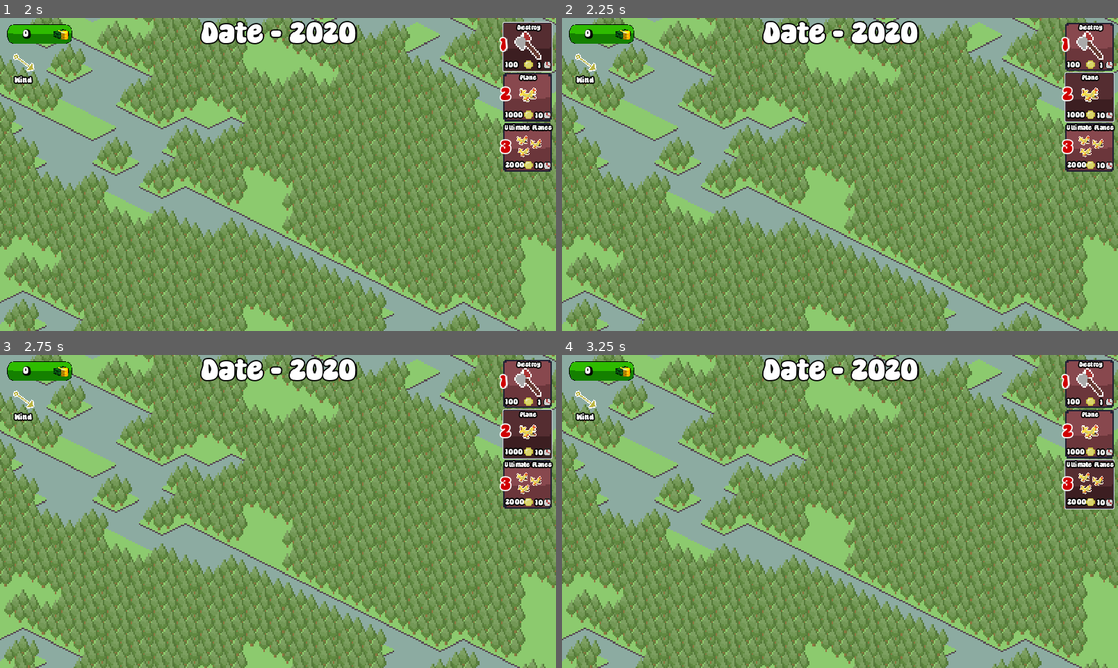
Above: before the commit, frames 1-4 (two rows, left to right).
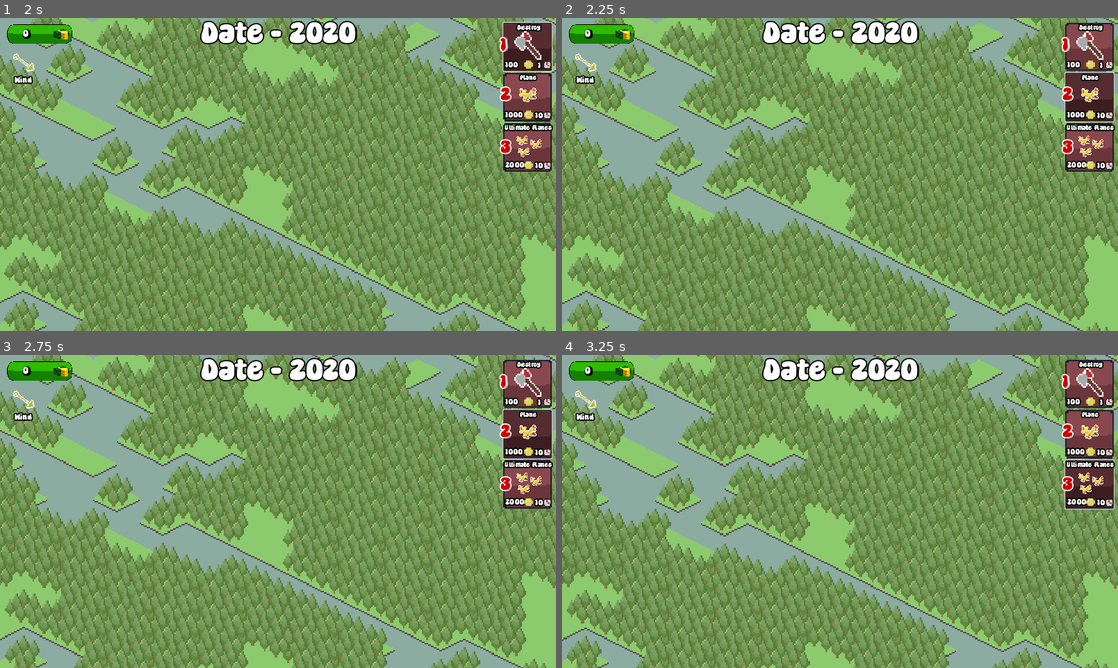
Above: after the commit, the same moments.

Repository: ManechLepage/BHX8.0
Game: Godot game, scene res://Scenes/testing1.tscn
Two runs of this game, one before a commit and one after it. Both use one fixed random seed, a clock stepped at 60 frames per second and the inputs below. Sound files missing from this copy of the repository are replaced by a short silence.
Inputs:
- Up to frame 1 (2 s): click "Start" at 0.5 s; click "Destroy" at 1.25 s
- Up to frame 2 (2.25 s): click "Plane" at 2 s
- Up to frame 3 (2.75 s): no input
- Up to frame 4 (3.25 s): click "Ultimate Planes" at 2.75 s

Frame 1 is identical in both runs. In frame 2, 20% of the frame differs, in the area x 0-100%, y 0-100%; in frame 3, 14%; in frame 4, 4.7%.

Commit message:
Screen shake

Diff:
--- a/bhx/Scenes/sound.tscn
+++ b/bhx/Scenes/sound.tscn
@@ -9,6 +9,7 @@
 [ext_resource type="AudioStream" uid="uid://yaul14r1iyb1" path="res://Sounds/Beat1.wav" id="7_pauri"]
 
 [node name="Sound" type="Node"]
+process_mode = 3
 script = ExtResource("1_1gp7m")
 
 [node name="Jicleur" type="AudioStreamPlayer" parent="."]
--- a/bhx/Scenes/testing1.tscn
+++ b/bhx/Scenes/testing1.tscn
@@ -130,6 +130,7 @@
 [node name="Camera2D" type="Camera2D" parent="Game"]
 zoom = Vector2(1.5, 1.5)
 script = ExtResource("5_3eim0")
+shake_fade = 1.0
 
 [node name="InputManager" type="Node2D" parent="Game" groups=["InputManager"]]
 script = ExtResource("7_rwkuo")
--- a/bhx/Scripts/input_manager.gd
+++ b/bhx/Scripts/input_manager.gd
@@ -1,9 +1,11 @@
 class_name InputManager
 extends Node2D
+
 @onready var clock: AnimatedSprite2D = $"../AnimatedSprite2D"
 @onready var tilemap: TileManager = $"../Tilemap"
 @onready var plane_script: Plane1 = $"../../Plane"
 @onready var jicleur_de_terre: CPUParticles2D = $"../JicleurDeTerre"
+@onready var camera_2d: Camera2D = $"../Camera2D"
 
 enum SelectingType {
 	NONE,
@@ -85,6 +87,7 @@
 	return new_jicleur.global_position
 
 func destroy() -> void:
+	camera_2d.apply_shake(1.0)
 	var coords: Vector2i = tilemap.ground.local_to_map(get_global_mouse_position()) + tilemap.offset
 	if tilemap.get_tile_from_position(tilemap.map, coords).type == Game.TileType.FOREST:
 		Sound.jicle()
